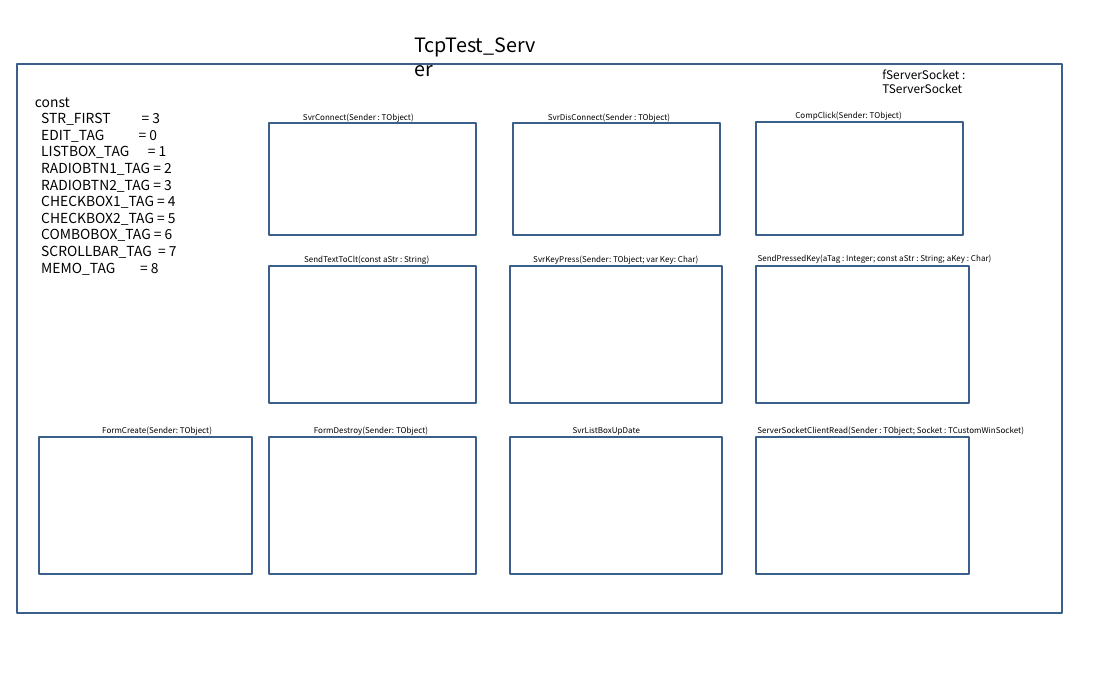
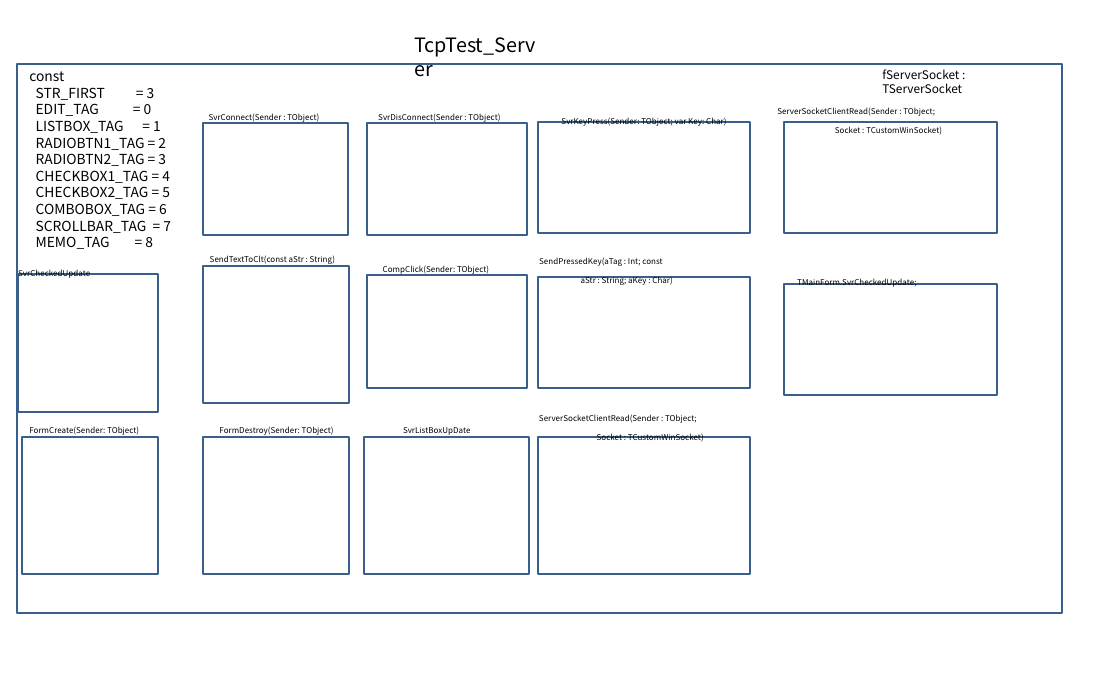
Before and after one commit to hyejoonjung/StudyDelphi, a slide deck: slide 1 of 0218SocketTest_Design2/SocketTest2.pptx. Drawn at 1120x700 pixels with LibreOffice and Linux fonts; fonts in the diff are those of the drawing. Boxes give left, top, right and bottom in pixels: in the first picture for what was removed or moved away, otherwise in the second. Text is boxed around its words. In the diff, an @@ line names an element or a change of style, - is before the commit and + after.

```diff
--- a/0218SocketTest_Design2/SocketTest2.pptx
+++ b/0218SocketTest_Design2/SocketTest2.pptx
@@ text "const": place and size @@
-text "const" at bbox=[35, 97, 177, 275]
+text "const" at bbox=[29, 71, 171, 249]
@@ text "SvrDisConnect(Sender : TObject)": place and size @@
-text "SvrDisConnect(Sender : TObject)" at bbox=[548, 113, 670, 123]
+text "SvrDisConnect(Sender : TObject)" at bbox=[378, 113, 500, 123]
@@ text "SvrKeyPress(Sender: TObject; var Key: Char)": place and size @@
-text "SvrKeyPress(Sender: TObject; var Key: Char)" at bbox=[533, 255, 698, 266]
+text "SvrKeyPress(Sender: TObject; var Key: Char)" at bbox=[561, 117, 726, 126]
@@ text added at bbox=[777, 107, 935, 116], 14 pt, text #000000 @@
+ServerSocketClientRead(Sender : TObject;
+Socket : TCustomWinSocket)
@@ rectangle: place and size @@
-rectangle at bbox=[269, 123, 476, 235]
+rectangle at bbox=[203, 123, 348, 235]
@@ rectangle: place and size @@
-rectangle at bbox=[513, 123, 721, 235]
+rectangle at bbox=[367, 123, 528, 235]
@@ rectangle: place and size @@
-rectangle at bbox=[510, 266, 722, 403]
+rectangle at bbox=[538, 122, 750, 233]
@@ rectangle added at bbox=[784, 122, 996, 233], outline #3A5F8C 2 pt @@
@@ text added at bbox=[18, 269, 90, 280], 14 pt, text #000000 @@
+SvrCheckedUpdate
@@ 3 texts: place and size @@
-3 texts at bbox=[303, 113, 429, 435]
+3 texts at bbox=[209, 113, 335, 435]
@@ rectangle: place and size @@
-rectangle at bbox=[269, 266, 476, 403]
+rectangle at bbox=[203, 266, 349, 403]
@@ text "CompClick(Sender: TObject)": place and size @@
-text "CompClick(Sender: TObject)" at bbox=[795, 111, 902, 122]
+text "CompClick(Sender: TObject)" at bbox=[383, 265, 489, 275]
@@ text at bbox=[539, 257, 672, 285]: text changed @@
-SendPressedKey(aTag : Integer; const aStr : String; aKey : Char)
+SendPressedKey(aTag : Int; const
+aStr : String; aKey : Char)
@@ rectangle added at bbox=[18, 274, 158, 412], outline #3A5F8C 2 pt @@
@@ rectangle: place and size @@
-rectangle at bbox=[756, 122, 963, 235]
+rectangle at bbox=[367, 275, 528, 388]
@@ rectangle: place and size @@
-rectangle at bbox=[756, 266, 969, 403]
+rectangle at bbox=[538, 277, 750, 388]
@@ rectangle added at bbox=[784, 284, 996, 395], outline #3A5F8C 2 pt @@
@@ text added at bbox=[797, 278, 916, 287], 14 pt, text #000000 @@
+TMainForm.SvrCheckedUpdate;
@@ text "FormCreate(Sender: TObject)": place and size @@
-text "FormCreate(Sender: TObject)" at bbox=[102, 426, 212, 435]
+text "FormCreate(Sender: TObject)" at bbox=[29, 426, 139, 435]
@@ text "SvrListBoxUpDate": place and size @@
-text "SvrListBoxUpDate" at bbox=[573, 427, 640, 435]
+text "SvrListBoxUpDate" at bbox=[403, 427, 470, 435]
@@ text at bbox=[539, 414, 704, 442]: text changed @@
-ServerSocketClientRead(Sender : TObject; Socket : TCustomWinSocket)
+ServerSocketClientRead(Sender : TObject;
+Socket : TCustomWinSocket)
@@ rectangle: place and size @@
-rectangle at bbox=[39, 437, 252, 574]
+rectangle at bbox=[23, 437, 159, 574]
@@ rectangle: place and size @@
-rectangle at bbox=[269, 437, 476, 574]
+rectangle at bbox=[203, 437, 349, 574]
@@ rectangle: place and size @@
-rectangle at bbox=[510, 437, 722, 574]
+rectangle at bbox=[364, 437, 529, 574]
@@ rectangle: place and size @@
-rectangle at bbox=[756, 437, 969, 574]
+rectangle at bbox=[538, 437, 750, 574]
```
Also in this commit, not shown: 2 other slides changed, 2 slides added, 1 slide removed, 32 other files.
